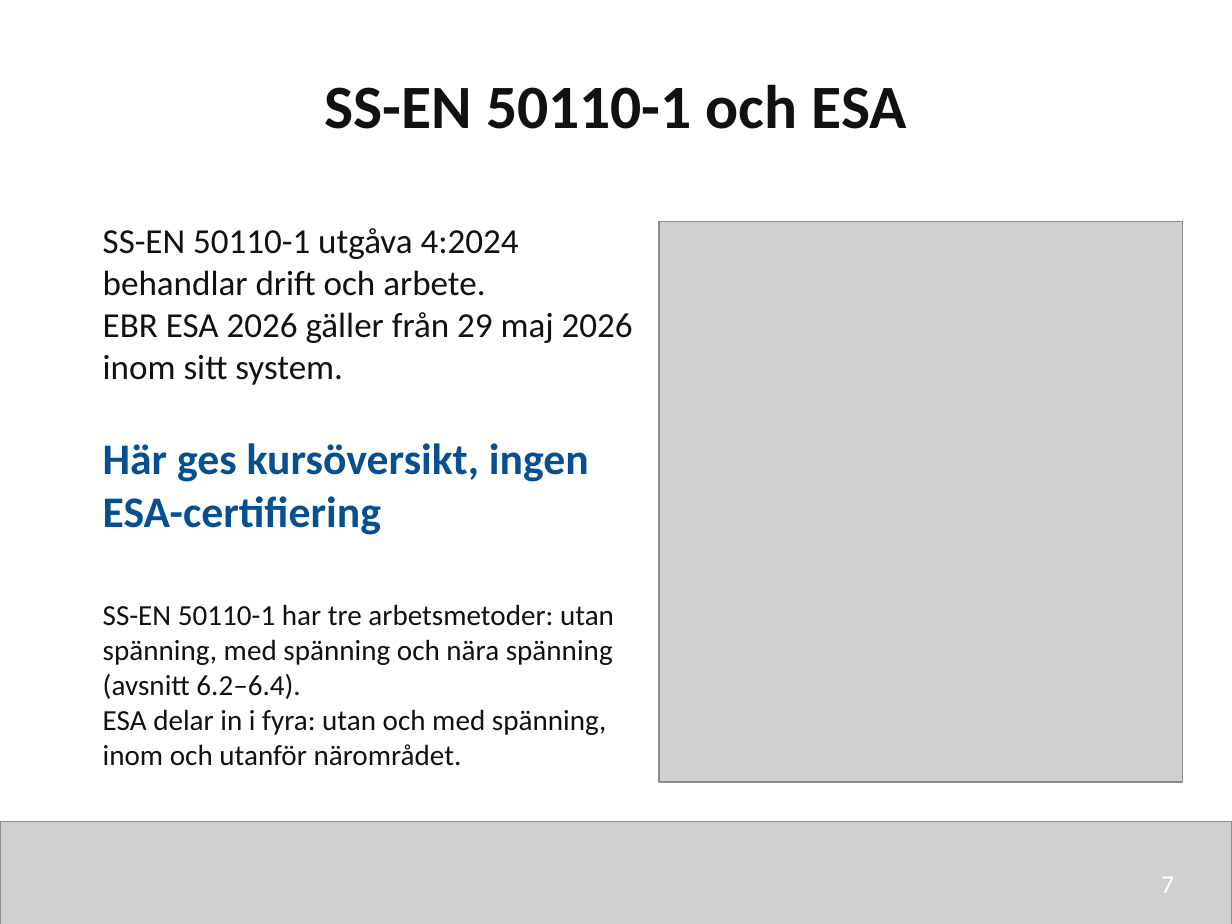
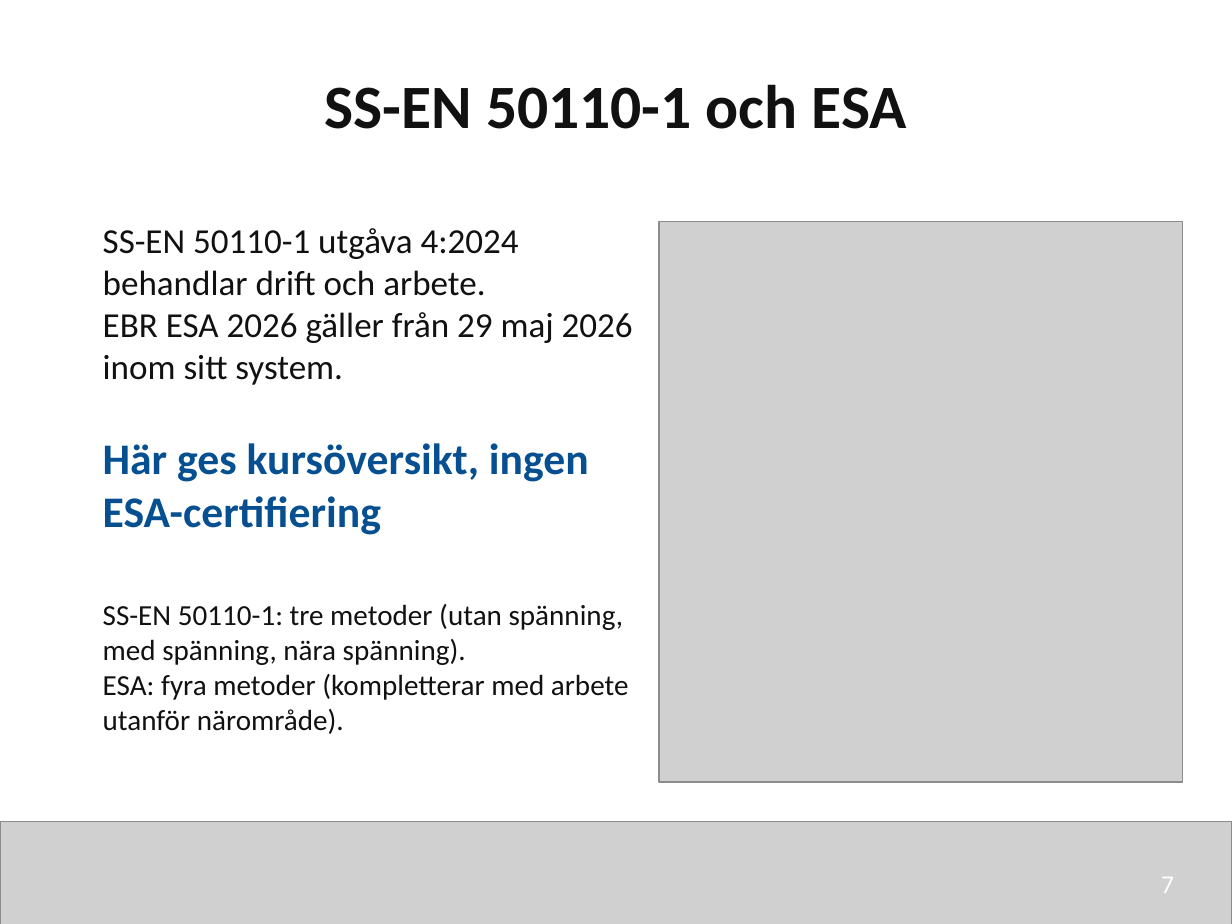
Before and after one commit to nj22az/nj22az.github.io, a slide deck: slide 7 of sjoskolan/vecka-42/aktuell/v42_02_Regler_ansvar_och_arbetsmetoder_elev.pptx. Drawn at 1232x924 pixels with LibreOffice and Linux fonts; fonts in the diff are those of the drawing; grey boxes stand for pictures. Boxes give left, top, right and bottom in pixels: in the first picture for what was removed or moved away, otherwise in the second. Text is boxed around its words. In the diff, an @@ line names an element or a change of style, - is before the commit and + after.

```diff
--- a/sjoskolan/vecka-42/aktuell/v42_02_Regler_ansvar_och_arbetsmetoder_elev.pptx
+++ b/sjoskolan/vecka-42/aktuell/v42_02_Regler_ansvar_och_arbetsmetoder_elev.pptx
@@ text at [103,604,629,734]: text changed @@
-SS-EN 50110-1 har tre arbetsmetoder: utan spänning, med spänning och nära spänning (avsnitt 6.2–6.4).
-ESA delar in i fyra: utan och med spänning, inom och utanför närområdet.
+SS-EN 50110-1: tre metoder (utan spänning, med spänning, nära spänning).
+ESA: fyra metoder (kompletterar med arbete utanför närområde).
```
Also in this commit, not shown: 16 other files.
